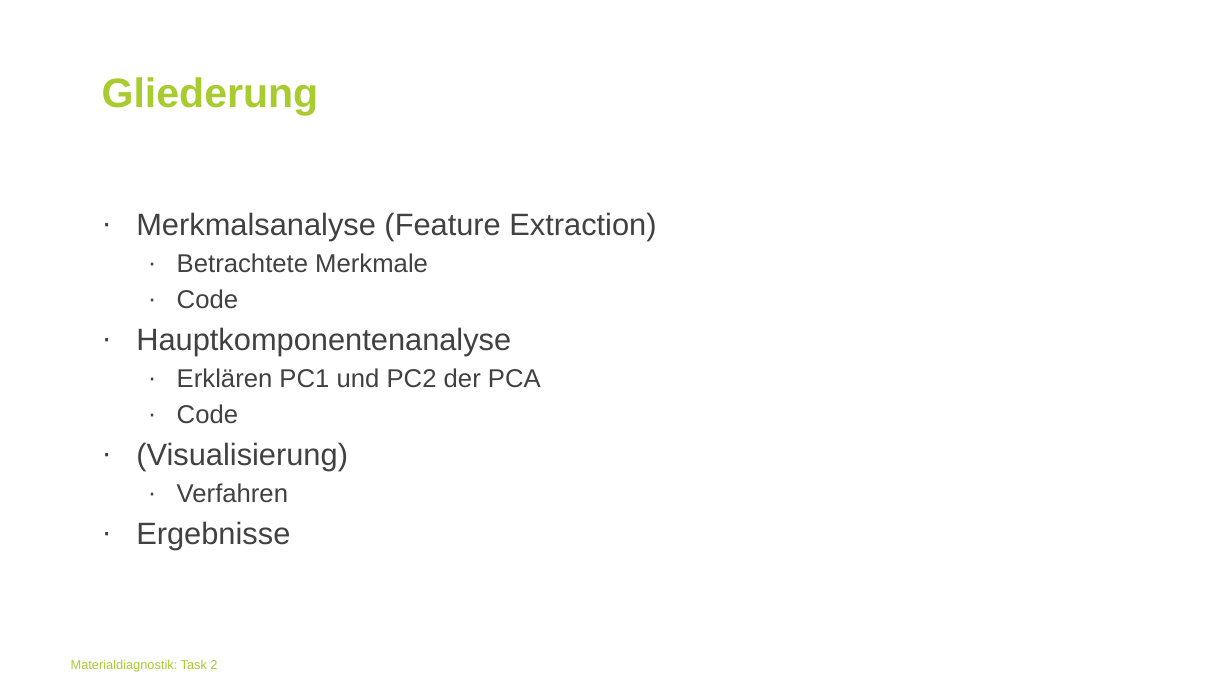
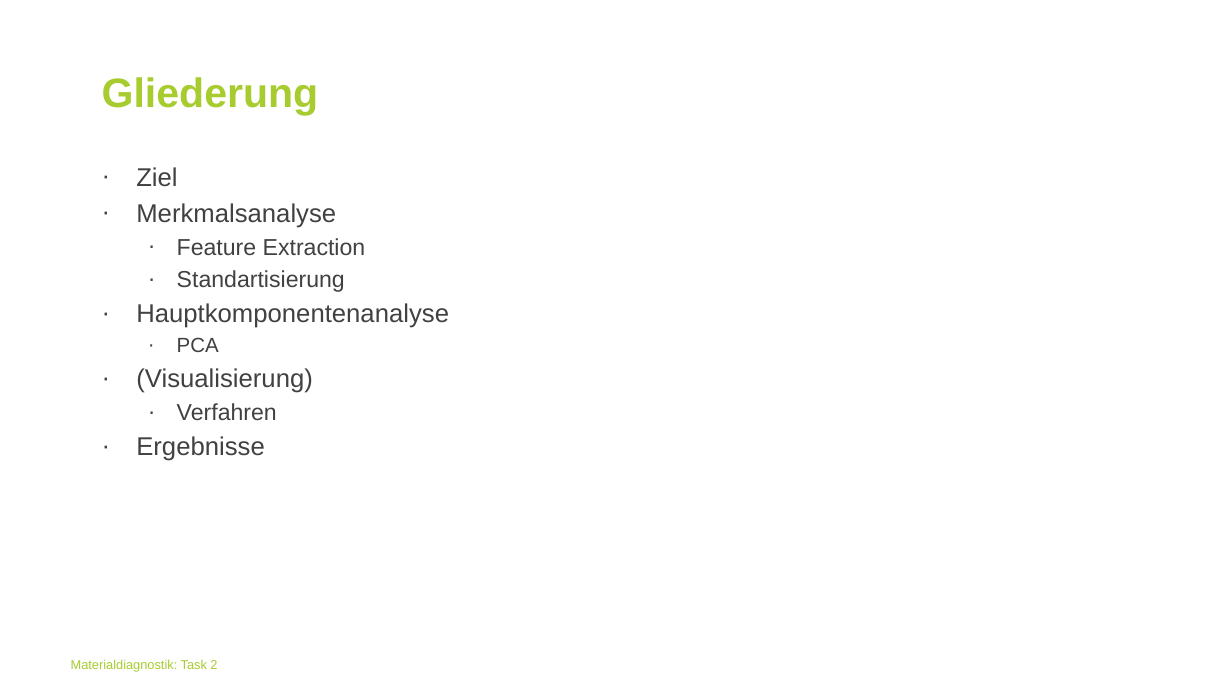
Before and after one commit to BGielczynski/AI_diagnostics, a slide deck: slide 2 of Task_2/Task2Powerpoint.pptx. Drawn at 1232x693 pixels with LibreOffice and Linux fonts; fonts in the diff are those of the drawing; background and template pictures are left out. Boxes give left, top, right and bottom in pixels: in the first picture for what was removed or moved away, otherwise in the second. Text is boxed around its words. In the diff, an @@ line names an element or a change of style, - is before the commit and + after.

```diff
--- a/Task_2/Task2Powerpoint.pptx
+++ b/Task_2/Task2Powerpoint.pptx
@@ text "Ziel": place and size @@
-text "Ziel" at (136, 212, 656, 550)
+text "Ziel" at (136, 167, 449, 461)
@@ text at (136, 167, 366, 292): text changed; size 24 to 18 pt @@
-· Merkmalsanalyse (Feature Extraction)
-  · Betrachtete Merkmale
-  · Code
+· Ziel
+· Merkmalsanalyse
+  · Feature Extraction
+  · Standartisierung
@@ text at (136, 303, 449, 461): size 24 to 20 pt in "Hauptkomponentenanalyse", "(Visualisierung)", "Ergebnisse"; size 20 to 18 pt in "Verfahren" @@
@@ text at (177, 337, 219, 352): text changed; size 20 to 16 pt @@
-  · Erklären PC1 und PC2 der PCA
-  · Code
+  · PCA
```
Also in this commit, not shown: 2 other slides changed, 3 slides added, 2 slides removed, 1 other file.
